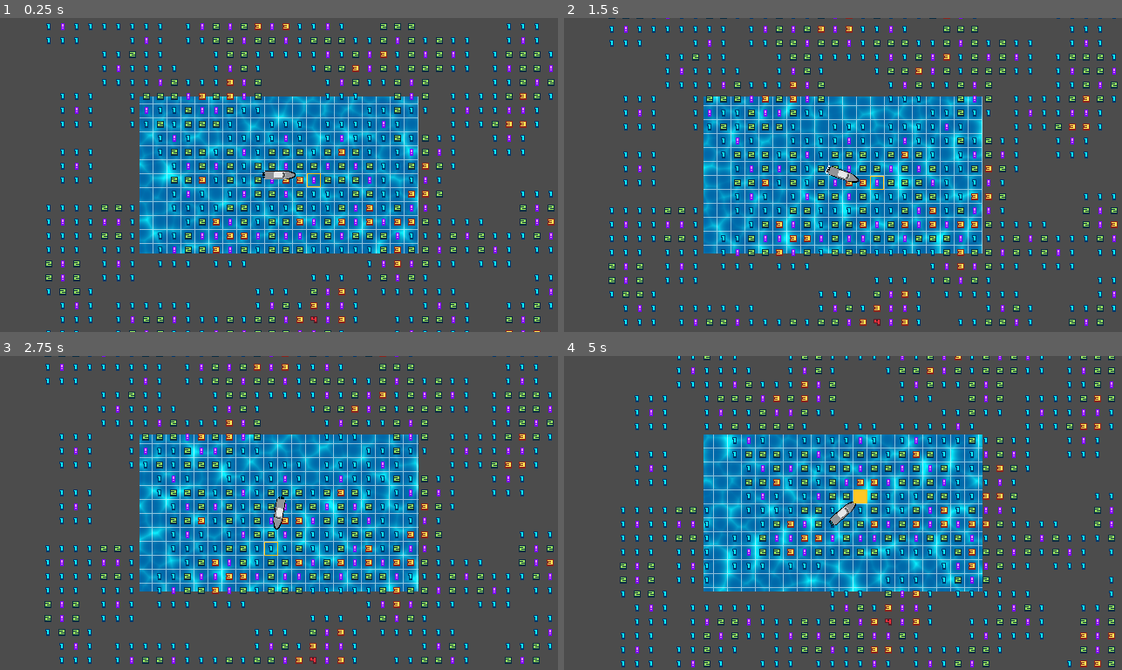
Above: before the commit, frames 1-4 (two rows, left to right).
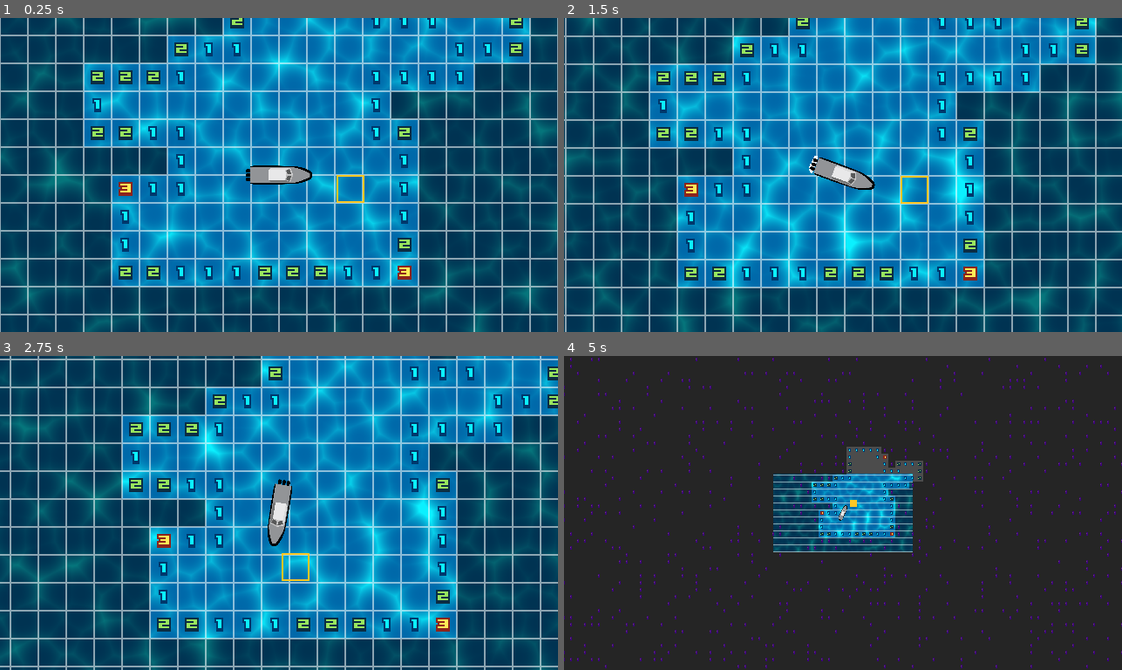
Above: after the commit, the same moments.

Repository: maadalchemist/MinesweeperRPG
Game: Godot game, scene res://World.tscn
The game is run twice, just before and just after one commit, with the same random seed, the same clock (stepped at 60 frames per second) and the same inputs.
Inputs:
- Up to frame 1 (0.25 s): no input
- Up to frame 2 (1.5 s): hold Right (ui_right) 0.53-1.28 s; tap Z (reveal, bound only after the commit) at 0.6, 1.35 s; hold Down (ui_down) from 1.28 s (still down)
- Up to frame 3 (2.75 s): release Down (ui_down) at 2.03 s; hold Right (ui_right) from 2.03 s (still down); tap Z (reveal, bound only after the commit) at 2.1 s
- Up to frame 4 (5 s): release Right (ui_right) at 2.78 s; hold Up (ui_up) 2.78-3.53 s; tap Z (reveal, bound only after the commit) at 2.85, 3.6, 4.35 s; hold Left (ui_left) from 3.53 s (still down); tap D (debug_reveal_all, bound only after the commit) at 4.15 s

The runs differ from the first frame. In frame 1, 87% of the frame differs, in the area x 0-100%, y 0-100%; in frame 2, 89%; in frame 3, 89%; in frame 4, 99%.

Commit message:
reveal logic, fog of war

Diff:
--- a/src/World.gd
+++ b/src/World.gd
@@ -1,11 +1,11 @@
 extends Node2D
 
 
-export var mine_threshold = -.25
+export var mine_threshold = -0.20
 export var debug_print_minefield = false
 
 enum {
-	ZERO,
+	SAFE,
 	ONE,
 	TWO,
 	THREE,
@@ -15,12 +15,19 @@
 	SEVEN,
 	EIGHT,
 	MINE,
+	DEFUSED,
 }
 
 enum {
 	RED,
 	YELLOW,
 	GREEN,
+}
+
+enum {
+	HIDDEN,
+	REVEALED,
+	FLAGGED,
 }
 
 var minefield = {}
@@ -33,15 +40,18 @@
 var cam_chunk_pos
 var old_cam_chunk_pos
 
-onready var NumberTileset = $NumberTileset
+onready var number_tileset = $NumberTileset
+onready var fog_of_war = $FogOfWar
 onready var grid = $Grid
 onready var cam2D = $Camera2D
 onready var water = $Water
+onready var target = $target
 
 
 func _ready():
-#	randomize()
+	randomize()
 	noise = OpenSimplexNoise.new()
+#	noise.seed = randi()
 	noise.octaves = 100
 	noise.period = 1.0
 	noise.persistence = 0.8
@@ -51,32 +61,17 @@
 	cam_chunk_pos = (cam_grid_pos / 16).floor()
 
 
-	for i in range(-1,2):
-		for j in range(-1,2):
-			print("Generating chunk: ", Vector2(i,j))
-			var o = 0
-			while o < 1000000:
-				o += 1
+	for i in range(-3,3):
+		for j in range(-3,3):
 			generate_chunk(Vector2(i,j))
 
-#	for i in range(-2,2):
-#		for j in range(-2,2):
-#			var pos = Vector2(i,j)
-#
-#			if minefield[pos] == MINE:
-#				var count = 0
-#				for k in range(-1,2):
-#					for l in range(-1,2):
-#						var neighbor = Vector2(k,l)
-#						neighbor += pos
-#						if minefield[neighbor] == MINE:
-#							pass
-##							count += 1
-#						else:
-#							minefield[neighbor] -= 1
-#						NumberTileset.set_cell(neighbor.x, neighbor.y, 0, false, false, false, Vector2(minefield[neighbor],0))
-#				minefield[pos] = count
-#				NumberTileset.set_cell(pos.x, pos.y, 0, false, false, false, Vector2(minefield[pos],0))
+	for i in range(-4,4):
+		for j in range(-4,4):
+			var pos = Vector2(i,j)
+			minefield[pos] = SAFE
+			number_tileset.set_cell(pos.x, pos.y, 0, false, false, false, Vector2(tile_at(pos),0))
+
+	reveal_tile(Vector2.ZERO)
 
 	old_cam_pos = cam_pos
 	old_cam_chunk_pos = cam_chunk_pos
@@ -87,7 +82,6 @@
 		cam_grid_pos = Vector2(int(cam_pos.x / 16), int(cam_pos.y / 16))
 		cam_chunk_pos = (cam_grid_pos / 16).floor()
 		if cam_chunk_pos != old_cam_chunk_pos:
-			print("chunk: ",cam_chunk_pos)
 			for i in range(-2,2):
 				for j in range(-2,2):
 					var target = Vector2(i,j) + cam_chunk_pos
@@ -104,7 +98,19 @@
 	grid.material.set_shader_param("scale", grid.scale)
 
 	old_cam_pos = cam_pos
+	old_cam_chunk_pos = cam_chunk_pos\
+
+	if Input.is_action_just_pressed("reveal"):
+		reveal_tile(target.getTile())
+
+	# debug commands
+	if Input.get_action_strength("debug_reveal_all"):
+		debug_reveal_all()
+
+	# end step logic
+	old_cam_pos = cam_pos
 	old_cam_chunk_pos = cam_chunk_pos
+
 
 # Generates a chunk all the way to green state
 func generate_chunk(chunk):
@@ -129,23 +135,11 @@
 			var noise_val = noise.get_noise_2dv(pos)
 
 			if not pos in minefield:
-				minefield[pos] = ZERO
+				minefield[pos] = SAFE
 			if noise_val <= mine_threshold:
 				minefield[pos] = MINE
-				for k in range (-1,2):
-					for l in range(-1,2):
-#						if pos.x == 0 and k == -1:
-#							k -= 1
-#						if pos.y == 0 and k == -1:
-#							l -= 1
-						var neighbor = Vector2(k,l) + pos
-						if not neighbor in minefield:
-							minefield[neighbor] = ZERO
-						if minefield[neighbor] == MINE:
-							continue
-						else:
-							minefield[neighbor] += 1
-						NumberTileset.set_cell(neighbor.x, neighbor.y, 0, false, false, false, Vector2(minefield[neighbor],0))
+			fog_of_war.set_cell(pos.x, pos.y, 0, false, false, false, Vector2(1,0))
+
 	minefield_chunks[chunk] = YELLOW
 
 #second chunk generation step - generates edge chunks
@@ -163,9 +157,53 @@
 				var pos = chunk * 16
 				pos.x += i
 				pos.y += j
-				NumberTileset.set_cell(pos.x, pos.y, 0, false, false, false, Vector2(minefield[pos],0))
+				number_tileset.set_cell(pos.x, pos.y, 0, false, false, false, Vector2(tile_at(pos),0))
 
 	minefield_chunks[chunk] = GREEN
 
 func reveal_tile(pos):
+	if not pos in visible_field:
+		visible_field[pos] = HIDDEN
+	if visible_field[pos] == REVEALED:
+		return
+
+	if tile_at(pos) == MINE:
+		number_tileset.set_cell(pos.x, pos.y, 0, false, false, false, Vector2(MINE,0))
+		fog_of_war.set_cell(pos.x, pos.y, 0, false, false, false, Vector2(0,0))
+		explode()
+		return
+
+	var count = 0
+	for i in range(-1,2):
+		for j in range(-1,2):
+			var neighbor = Vector2(i,j) + pos
+			if tile_at(neighbor) == MINE:
+				count += 1
+
+	if count == 0:
+		for i in range(-1,2):
+			for j in range(-1,2):
+				var neighbor = Vector2(i,j)
+				if neighbor != Vector2.ZERO:
+					neighbor += pos
+					if not neighbor in visible_field:
+						reveal_tile(neighbor)
+
+	number_tileset.set_cell(pos.x, pos.y, 0, false, false, false, Vector2(count,0))
+	fog_of_war.set_cell(pos.x, pos.y, 0, false, false, false, Vector2(0,0))
+
+	visible_field[pos] == REVEALED
+
+func explode():
 	pass
+
+func tile_at(pos):
+	if not pos in minefield:
+		generate_chunk(pos/16)
+	return minefield[pos]
+
+func debug_reveal_all():
+	cam2D.zoom = Vector2(4,4)
+	for pos in minefield:
+		if minefield[pos] == MINE:
+			number_tileset.set_cell(pos.x, pos.y, 0, false, false, false, Vector2(tile_at(pos),0))
--- a/src/World.tscn
+++ b/src/World.tscn
@@ -1,26 +1,26 @@
-[gd_scene load_steps=7 format=2]
+[gd_scene load_steps=9 format=2]
 
 [ext_resource path="res://effects/water/Water.tscn" type="PackedScene" id=1]
 [ext_resource path="res://World.gd" type="Script" id=2]
-[ext_resource path="res://tilesets/NumberTileset.tscn" type="PackedScene" id=3]
+[ext_resource path="res://tilesets/number/NumberTileset.tscn" type="PackedScene" id=3]
 [ext_resource path="res://ship/Target.tscn" type="PackedScene" id=4]
 [ext_resource path="res://ship/Ship.tscn" type="PackedScene" id=5]
 [ext_resource path="res://effects/grid/Grid.tscn" type="PackedScene" id=6]
+[ext_resource path="res://tilesets/fog_of_war/FogOfWar.tscn" type="PackedScene" id=7]
+[ext_resource path="res://target_guide.gd" type="Script" id=8]
 
 [node name="World" type="Node2D"]
 position = Vector2( -1, 0 )
 script = ExtResource( 2 )
-debug_print_minefield = true
+
+[node name="target_guide" type="Node2D" parent="."]
+position = Vector2( 36, 0 )
+script = ExtResource( 8 )
 
 [node name="Camera2D" type="Camera2D" parent="."]
 current = true
-zoom = Vector2( 2, 2 )
 
 [node name="Water" parent="." instance=ExtResource( 1 )]
-scale = Vector2( 320, 180 )
-centered = true
-
-[node name="Grid" parent="." instance=ExtResource( 6 )]
 scale = Vector2( 320, 180 )
 centered = true
 
@@ -29,15 +29,22 @@
 cell_custom_transform = Transform2D( 0, 0, 0, 0, 0, 0 )
 tile_data = PoolIntArray( -131067, 0, 0, -6, 0, 0, 327698, 0, 0 )
 
+[node name="FogOfWar" parent="." instance=ExtResource( 7 )]
+cell_size = Vector2( 16, 16 )
+tile_data = PoolIntArray( -65536, 0, 0, -65535, 0, 0, -65531, 0, 0, 1, 0, 0, 65537, 0, 0 )
+
+[node name="Grid" parent="." instance=ExtResource( 6 )]
+scale = Vector2( 320, 180 )
+centered = true
+
 [node name="Ship" parent="." instance=ExtResource( 5 )]
 
-[node name="RemoteTransform2D" type="RemoteTransform2D" parent="Ship"]
+[node name="camera_guide" type="RemoteTransform2D" parent="Ship"]
 remote_path = NodePath("../../Camera2D")
 
-[node name="RemoteTransform2D2" type="RemoteTransform2D" parent="Ship"]
+[node name="target_guide_guide" type="RemoteTransform2D" parent="Ship"]
 position = Vector2( 36, 0 )
-remote_path = NodePath("../../target")
-update_rotation = false
+remote_path = NodePath("../../target_guide")
 
 [node name="target" parent="." instance=ExtResource( 4 )]
 position = Vector2( 36, 0 )
--- a/src/project.godot
+++ b/src/project.godot
@@ -51,6 +51,19 @@
 "svg/scale": 1.0
 }
 
+[input]
+
+debug_reveal_all={
+"deadzone": 0.5,
+"events": [ Object(InputEventKey,"resource_local_to_scene":false,"resource_name":"","device":0,"alt":false,"shift":false,"control":false,"meta":false,"command":false,"pressed":false,"scancode":68,"unicode":0,"echo":false,"script":null)
+ ]
+}
+reveal={
+"deadzone": 0.5,
+"events": [ Object(InputEventKey,"resource_local_to_scene":false,"resource_name":"","device":0,"alt":false,"shift":false,"control":false,"meta":false,"command":false,"pressed":false,"scancode":90,"unicode":0,"echo":false,"script":null)
+ ]
+}
+
 [layer_names]
 
 2d_physics/layer_1="World"
--- a/src/ship/target.gd
+++ b/src/ship/target.gd
@@ -1,9 +1,14 @@
 extends AnimatedSprite
+
+var pos_toward : Vector2
 
 
 func _process(delta):
-	position.x = floor(position.x / 16) * 16
-	position.y = floor(position.y / 16) * 16
+	position.x = move_toward(position.x, floor(pos_toward.x / 16) * 16, .1 * abs(position.x - floor(pos_toward.x / 16) * 16)) #abs(position.x - floor(position.x / 16) * 16)
+	position.y = move_toward(position.y, floor(pos_toward.y / 16) * 16, .1 * abs(position.y - floor(pos_toward.y / 16) * 16))
 
 func getTile():
-	return Vector2(floor(position.x / 16), floor(position.y / 16))
+	return Vector2(floor(pos_toward.x / 16), floor(pos_toward.y / 16))
+
+func move_toward_pos(pos):
+	pos_toward = pos
--- /dev/null
+++ b/src/target_guide.gd
@@ -0,0 +1,7 @@
+extends Node2D
+
+
+onready var target = get_node("../target")
+
+func _process(delta):
+	target.move_toward_pos(position)
--- a/src/tilesets/Grid.tscn
+++ /dev/null
@@ -1,24 +0,0 @@
-[gd_scene load_steps=3 format=2]
-
-[ext_resource path="res://tilesets/grid_tile.png" type="Texture" id=1]
-
-[sub_resource type="TileSet" id=1]
-0/name = "grid_tile.png 0"
-0/texture = ExtResource( 1 )
-0/tex_offset = Vector2( 0, 0 )
-0/modulate = Color( 1, 1, 1, 1 )
-0/region = Rect2( 0, 0, 16, 16 )
-0/tile_mode = 0
-0/occluder_offset = Vector2( 0, 0 )
-0/navigation_offset = Vector2( 0, 0 )
-0/shape_offset = Vector2( 0, 0 )
-0/shape_transform = Transform2D( 1, 0, 0, 1, 0, 0 )
-0/shape_one_way = false
-0/shape_one_way_margin = 0.0
-0/shapes = [  ]
-0/z_index = 0
-
-[node name="Grid" type="TileMap"]
-tile_set = SubResource( 1 )
-cell_size = Vector2( 16, 16 )
-format = 1
--- /dev/null
+++ b/src/tilesets/fog_of_war/FogOfWar.tscn
@@ -0,0 +1,40 @@
+[gd_scene load_steps=4 format=2]
+
+[ext_resource path="res://tilesets/fog_of_war/fog_of_war.png" type="Texture" id=1]
+
+[sub_resource type="ConvexPolygonShape2D" id=2]
+points = PoolVector2Array( 16, 16, 0, 16, 0, 0, 16, 0 )
+
+[sub_resource type="TileSet" id=1]
+0/name = "fog_of_war.png 0"
+0/texture = ExtResource( 1 )
+0/tex_offset = Vector2( 0, 0 )
+0/modulate = Color( 1, 1, 1, 1 )
+0/region = Rect2( 0, 0, 32, 16 )
+0/tile_mode = 2
+0/autotile/icon_coordinate = Vector2( 0, 0 )
+0/autotile/tile_size = Vector2( 16, 16 )
+0/autotile/spacing = 0
+0/autotile/occluder_map = [  ]
+0/autotile/navpoly_map = [  ]
+0/autotile/priority_map = [  ]
+0/autotile/z_index_map = [  ]
+0/occluder_offset = Vector2( 0, 0 )
+0/navigation_offset = Vector2( 0, 0 )
+0/shape_offset = Vector2( 0, 0 )
+0/shape_transform = Transform2D( 1, 0, 0, 1, 0, 0 )
+0/shape = SubResource( 2 )
+0/shape_one_way = false
+0/shape_one_way_margin = 1.0
+0/shapes = [ {
+"autotile_coord": Vector2( 1, 0 ),
+"one_way": false,
+"one_way_margin": 1.0,
+"shape": SubResource( 2 ),
+"shape_transform": Transform2D( 1, 0, 0, 1, 0, 0 )
+} ]
+0/z_index = 0
+
+[node name="FogOfWar" type="TileMap"]
+tile_set = SubResource( 1 )
+format = 1
--- a/src/tilesets/NumberTileset.tscn
+++ b/src/tilesets/number/NumberTileset.tscn
@@ -1,9 +1,6 @@
-[gd_scene load_steps=4 format=2]
+[gd_scene load_steps=3 format=2]
 
-[ext_resource path="res://tilesets/number_tiles.png" type="Texture" id=1]
-
-[sub_resource type="ConvexPolygonShape2D" id=2]
-points = PoolVector2Array( 0, 0, 16, 0, 16, 16, 0, 16 )
+[ext_resource path="res://tilesets/number/number_tiles.png" type="Texture" id=1]
 
 [sub_resource type="TileSet" id=1]
 0/name = "NumberTiles.png 0"
@@ -23,16 +20,9 @@
 0/navigation_offset = Vector2( 0, 0 )
 0/shape_offset = Vector2( 0, 0 )
 0/shape_transform = Transform2D( 1, 0, 0, 1, 0, 0 )
-0/shape = SubResource( 2 )
 0/shape_one_way = false
-0/shape_one_way_margin = 1.0
-0/shapes = [ {
-"autotile_coord": Vector2( 9, 0 ),
-"one_way": false,
-"one_way_margin": 1.0,
-"shape": SubResource( 2 ),
-"shape_transform": Transform2D( 1, 0, 0, 1, 0, 0 )
-} ]
+0/shape_one_way_margin = 0.0
+0/shapes = [  ]
 0/z_index = 0
 
 [node name="NumberTileset" type="TileMap"]
Binary file added: src/tilesets/fog_of_war/fog_of_war.png
Not shown, changed: src/tilesets/fog_of_war/fog_of_war.png.import
Binary file removed: src/tilesets/grid_tile.png
Renamed: src/tilesets/number_tiles.png -> src/tilesets/number/number_tiles.png
Not shown, changed: src/tilesets/number/number_tiles.png.import
